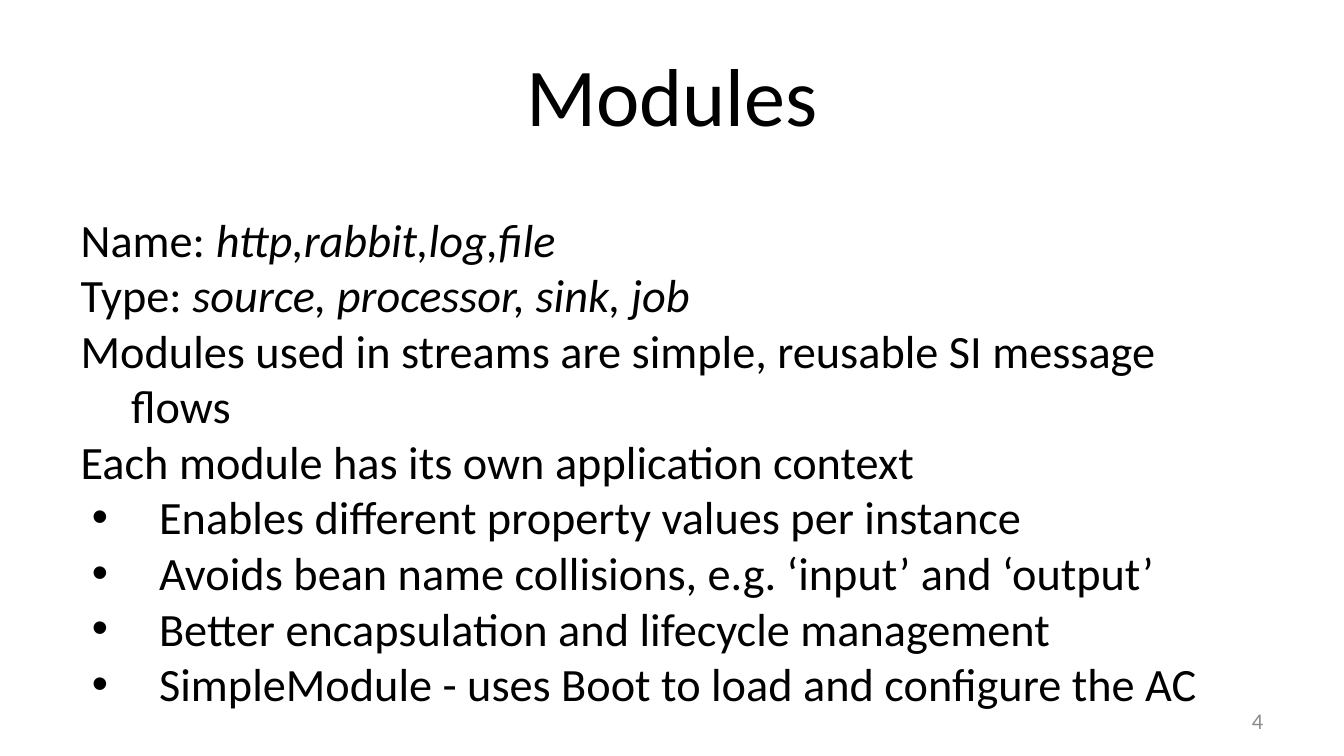
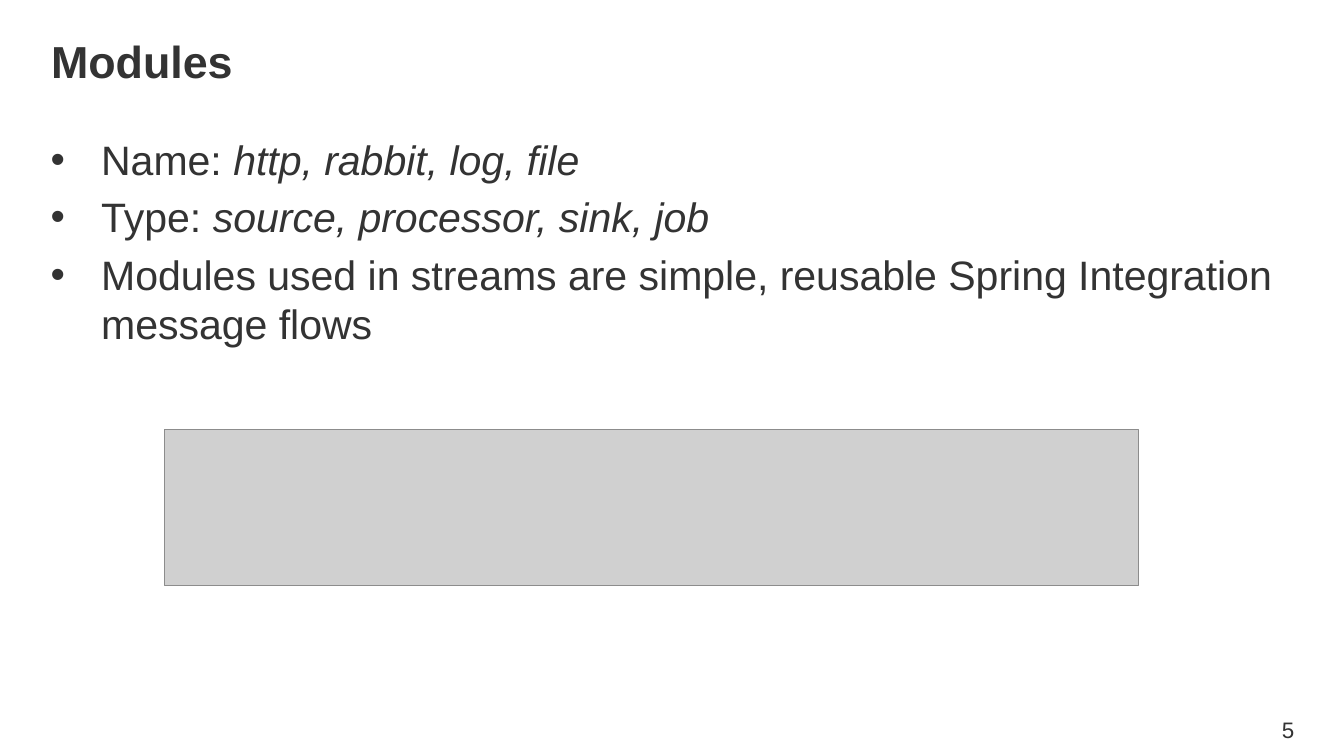
Before and after one commit to SpringOne2GX-2014/Spring-XD-Internals, a slide deck: slide 5 of Spring-XD-Internals-A-Guided-Tour.pptx (slide 4 before the commit). Drawn at 1344x756 pixels with LibreOffice and Linux fonts; fonts in the diff are those of the drawing; grey boxes stand for pictures; background and template pictures are left out. Boxes give left, top, right and bottom in pixels: in the first picture for what was removed or moved away, otherwise in the second. Text is boxed around its words. In the diff, an @@ line names an element or a change of style, - is before the commit and + after.

Commit message:
Updated formatting for slides

```diff
--- a/Spring-XD-Internals-A-Guided-Tour.pptx
+++ b/Spring-XD-Internals-A-Guided-Tour.pptx
@@ title "Modules": place and size @@
-title "Modules" at <box>526,69,817,127</box>
+title "Modules" at <box>51,45,233,79</box>
@@ title "Modules" at <box>51,45,233,79</box>: size 44 to 24 pt, font Calibri to Arial, text colour #000000 to #333333, bold on; alignment centre to left @@
@@ text "Name: http, rabbit, log, file": place and size @@
-text "Name: http, rabbit, log, file" at <box>81,225,1196,709</box>
+text "Name: http, rabbit, log, file" at <box>101,145,1272,347</box>
@@ text at <box>101,145,579,183</box>: text changed; size 24.8 to 22 pt; font Calibri to Arial; text colour #000000 to #333333 @@
-Name: http,rabbit,log,file
+• Name: http, rabbit, log, file
@@ text at <box>101,202,710,241</box>: size 24.8 to 22 pt, font Calibri to Arial, text colour #000000 to #333333 in "Type: source, processor, sink, job"; bullet none to •; more space between paragraphs @@
@@ text at <box>101,260,1272,347</box>: text changed; size 24.8 to 22 pt; font Calibri to Arial; text colour #000000 to #333333 @@
-Modules used in streams are simple, reusable SI message flows
-Each module has its own application context
-• Enables different property values per instance
-• Avoids bean name collisions, e.g. ‘input’ and ‘output’
-• Better encapsulation and lifecycle management
-• SimpleModule - uses Boot to load and configure the AC
+• Modules used in streams are simple, reusable Spring Integration message flows
@@ picture added at <box>164,430,1138,586</box> @@
@@ page number removed at <box>1252,714,1263,729</box> @@
-4
@@ page number added at <box>1282,722,1294,738</box>, 12 pt, text #333333 @@
+5
```
Also in this commit, not shown: 30 other slides changed, 3 slides added.
